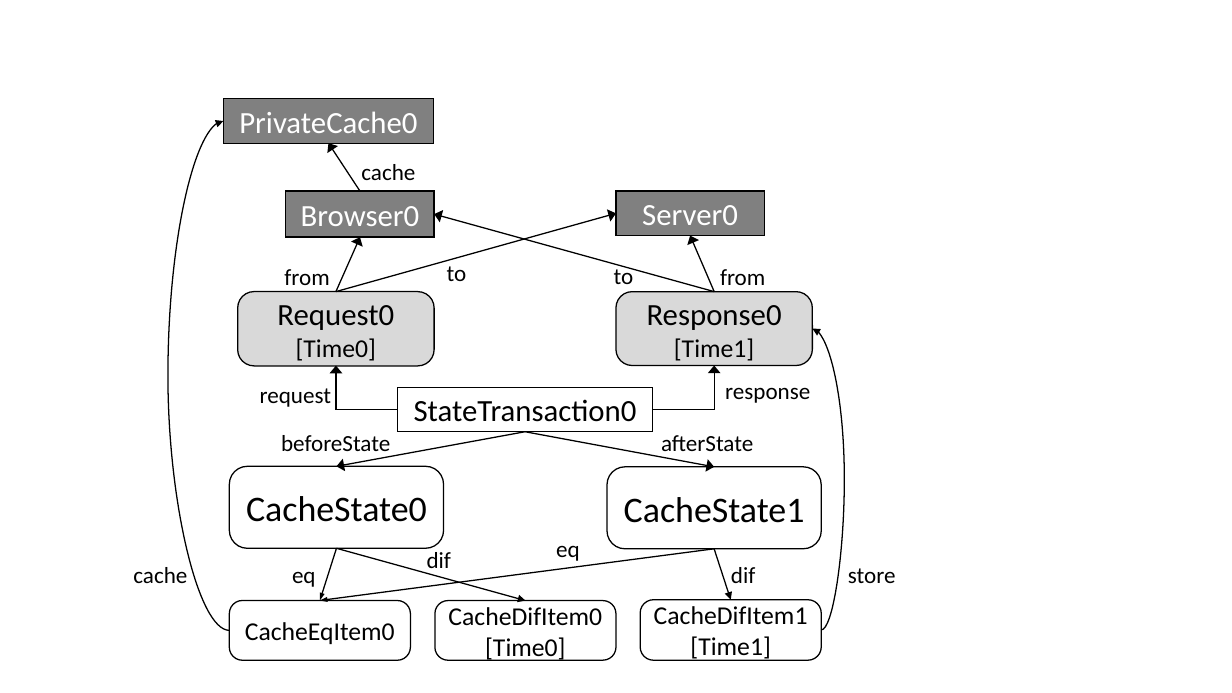
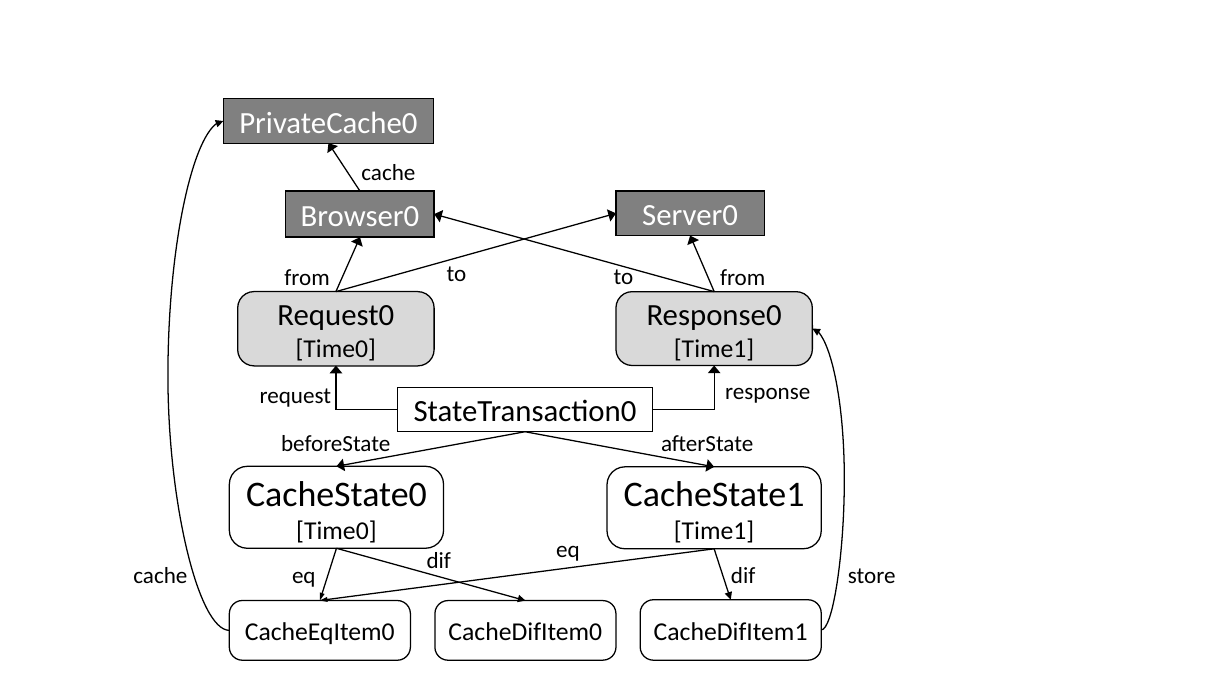
Before and after one commit to simahell/Master-Thesis, a slide deck: slide 11 of fig/fig.pptx. Drawn at 1232x693 pixels with LibreOffice and Linux fonts; fonts in the diff are those of the drawing. Boxes give left, top, right and bottom in pixels: in the first picture for what was removed or moved away, otherwise in the second. Text is boxed around its words. In the diff, an @@ line names an element or a change of style, - is before the commit and + after.

```diff
--- a/fig/fig.pptx
+++ b/fig/fig.pptx
@@ text in rounded rectangle at bbox=[296, 520, 376, 543]: paragraph added @@
+[Time0]
@@ text in rounded rectangle at bbox=[674, 520, 754, 543]: paragraph added @@
+[Time1]
@@ text in rounded rectangle at bbox=[485, 637, 565, 661]: paragraph removed @@
-[Time0]
@@ text in rounded rectangle at bbox=[690, 636, 770, 661]: paragraph removed @@
-[Time1]
```
Also in this commit, not shown: 1 other slide changed, 1 slide added, 10 other files.
